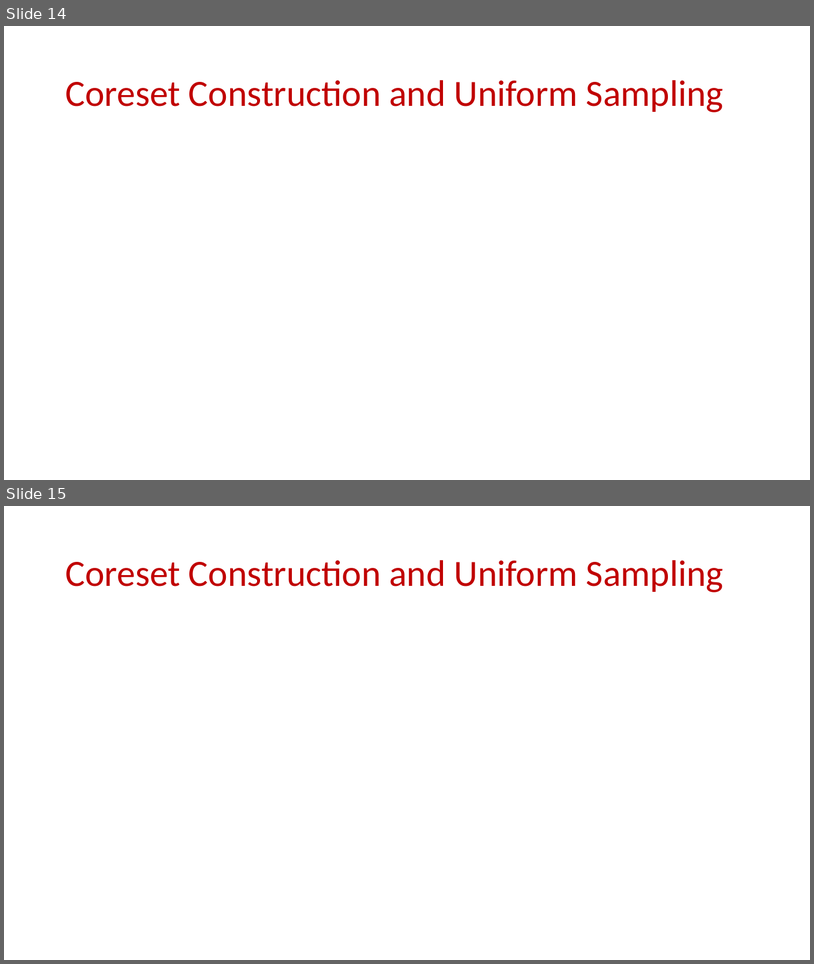
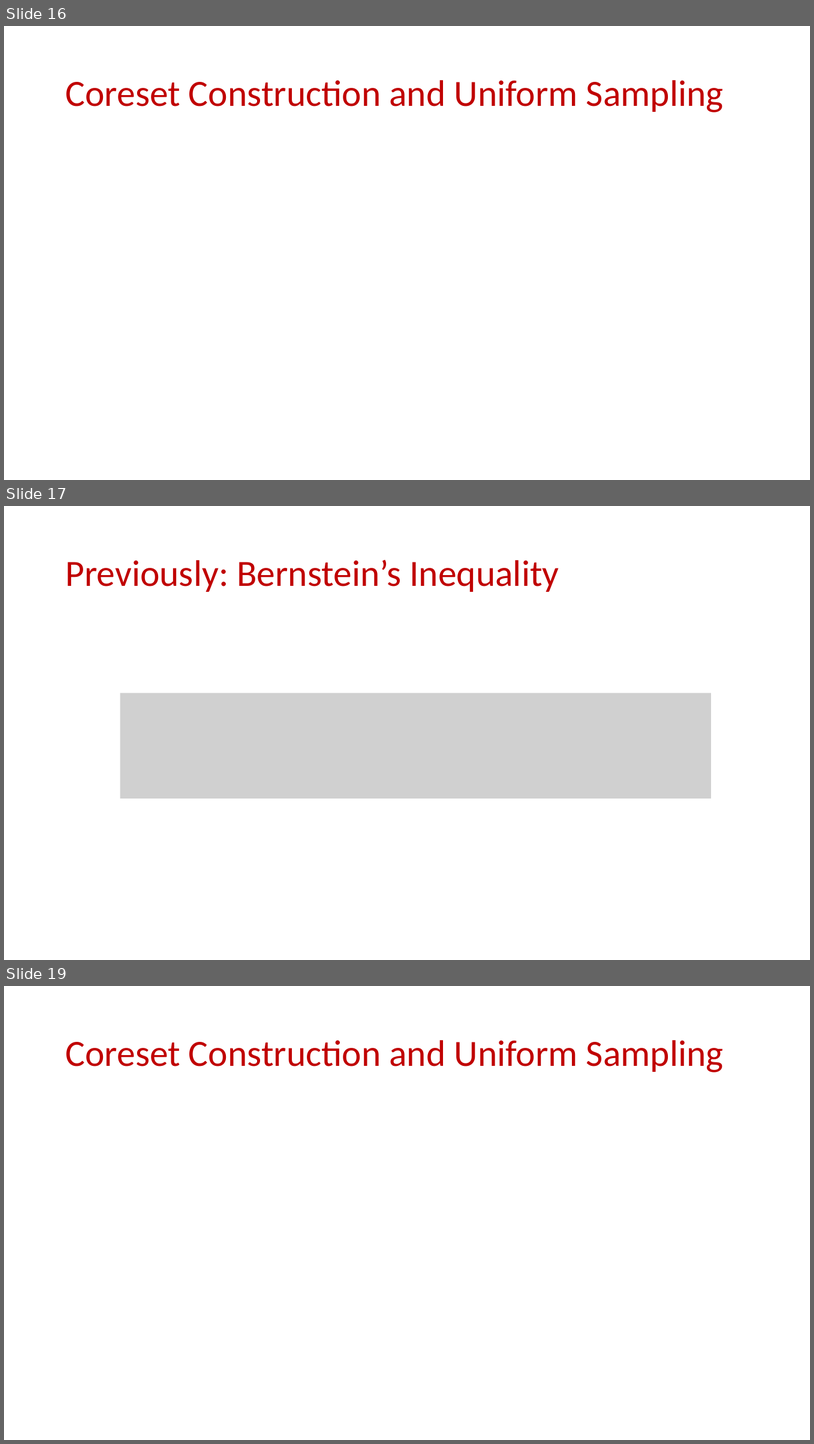
Before and after one commit to samsonzhou/samsonzhou.github.io, a slide deck: CSCE689-23/L23.pptx. Shown one above the other, each under a label of ours: slides 14 and 15 before the commit, slides 16, 17 and 19 after it; the slides between them are not shown. The pictures are 814x964 and 814x1444 pixels, drawn with LibreOffice and Linux fonts; fonts in the diff are those of the drawing; grey boxes stand for pictures. Boxes give left, top, right and bottom in pixels: in the first picture for what was removed or moved away, otherwise in the second. Text is boxed around its words. In the diff, an @@ line names an element or a change of style, - is before the commit and + after.

```diff
--- a/CSCE689-23/L23.pptx
+++ b/CSCE689-23/L23.pptx
@@ slide 17 added at <box>4,506,810,960</box>, background #FFFFFF @@
@@ title added at <box>65,560,559,592</box>, 44 pt, text #C00000 @@
+Previously: Bernstein’s Inequality
@@ picture added at <box>120,693,711,798</box> @@
@@ what was slide 14 is now slide 16 @@
@@ what was slide 15 is now slide 19 @@
```
Also in this commit, not shown: 1 slide changed, 6 other slides added.
